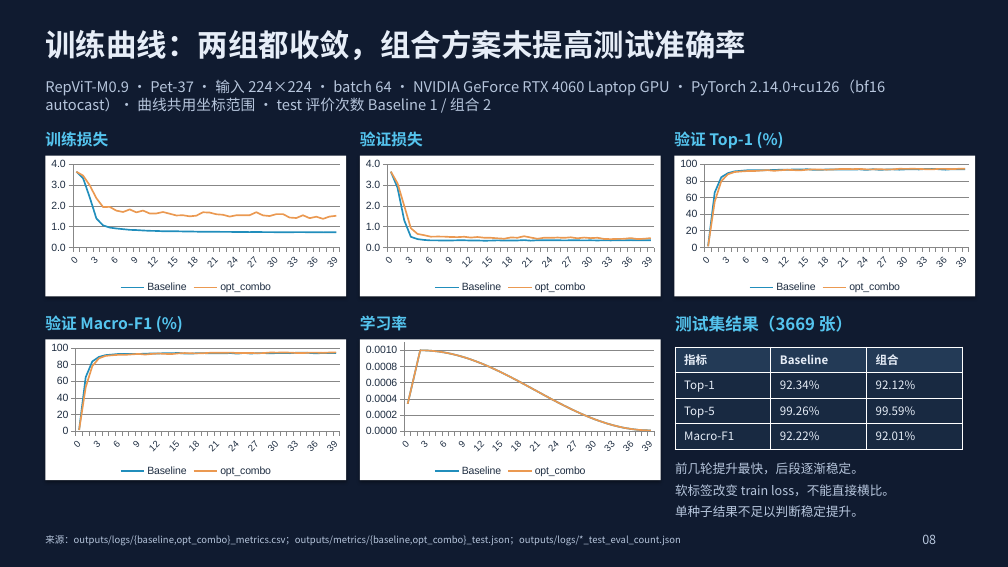
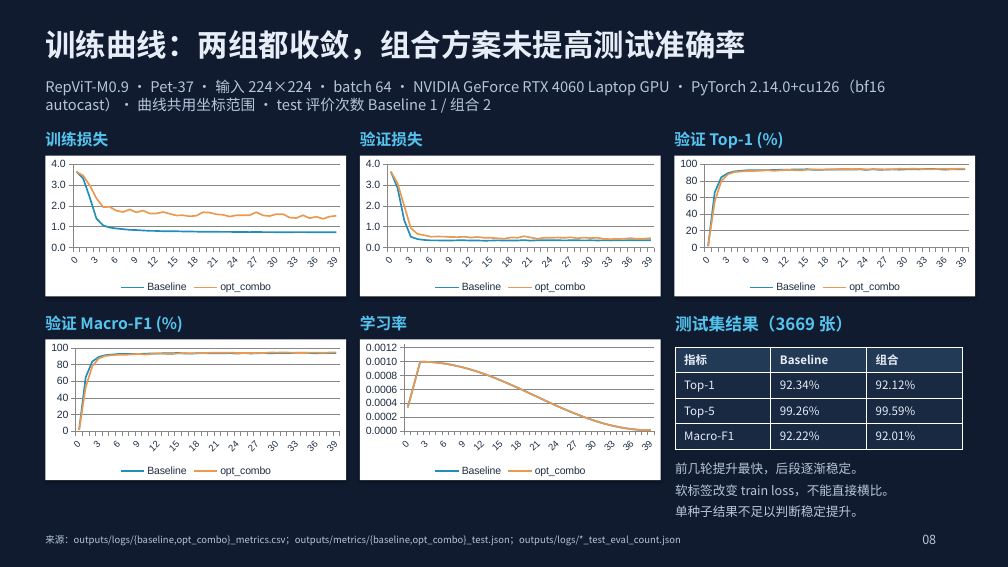
Before and after one commit to 8ga-tech/RepViT-Reproduction, a slide deck: slide 8 of report/答辩PPT_RepViT.pptx. Drawn at 1008x567 pixels with LibreOffice and Linux fonts; fonts in the diff are those of the drawing. Boxes give left, top, right and bottom in pixels: in the first picture for what was removed or moved away, otherwise in the second. Text is boxed around its words. In the diff, an @@ line names an element or a change of style, - is before the commit and + after.

```diff
--- a/report/答辩PPT_RepViT.pptx
+++ b/report/答辩PPT_RepViT.pptx
@@ line chart at (x1=360, y1=340, x2=661, y2=480) @@
@@ value axis changed @@
```
Also in this commit, not shown: 2 other slides changed, 5 other files.
